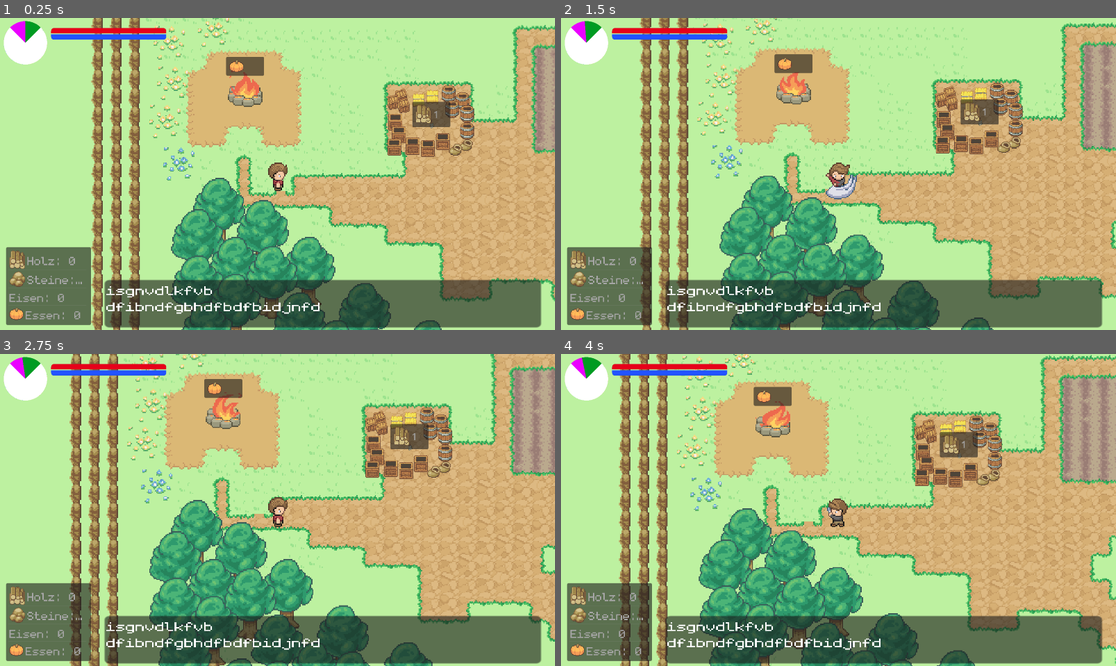
Above: before the commit, frames 1-4 (two rows, left to right).
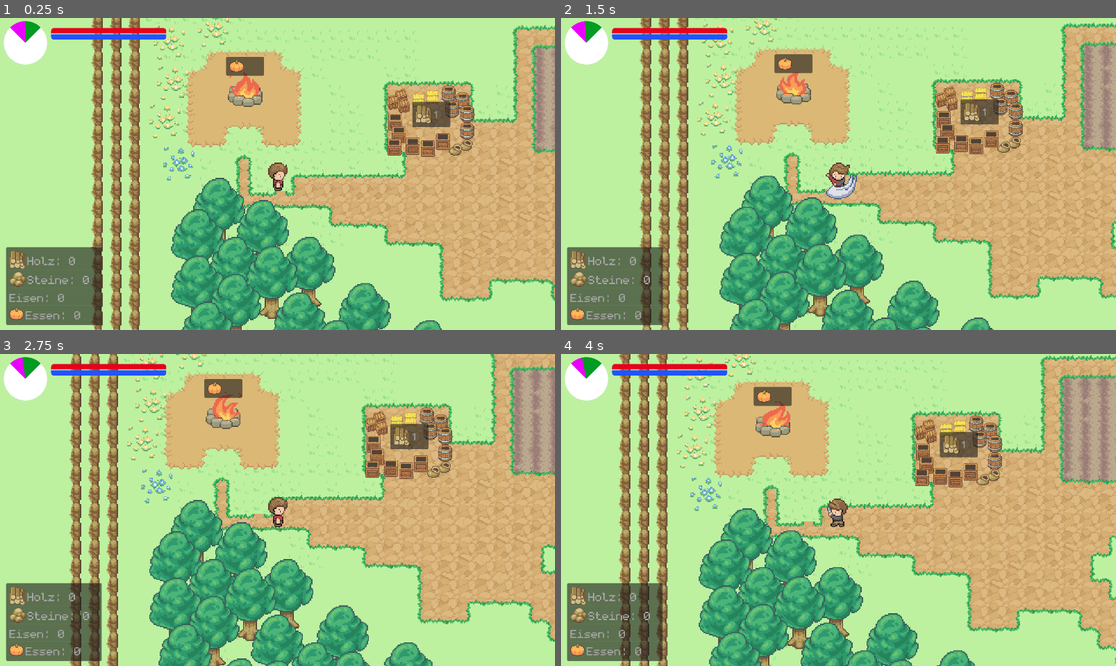
Above: after the commit, the same moments.

Repository: Herzmut-Games/hgj-2023
Game: Godot game, scene res://level.tscn
Two runs of this game, one before a commit and one after it. Both use one fixed random seed, a clock stepped at 60 frames per second and the inputs below.
Inputs:
- Up to frame 1 (0.25 s): no input
- Up to frame 2 (1.5 s): hold Right (ui_right) 0.53-1.28 s; tap Space (action) at 0.6, 1.35 s; hold Down (ui_down) from 1.28 s (still down)
- Up to frame 3 (2.75 s): release Down (ui_down) at 2.03 s; hold Right (ui_right) from 2.03 s (still down); tap Space (action) at 2.1 s
- Up to frame 4 (4 s): release Right (ui_right) at 2.78 s; hold Up (ui_up) 2.78-3.53 s; tap Space (action) at 2.85, 3.6 s; hold Left (ui_left) from 3.53 s (still down)

The runs differ from the first frame. In frame 1, 13% of the frame differs, in the area x 13-98%, y 73-100%; in frame 2, 13%; in frame 3, 13%; in frame 4, 13%.
Error before the commit: Invalid access to property or key 'water_info_seen' on a base object of type 'Node (game.gd)'. (res://items/water.gd:4)

Commit message:
ui: fix interaction
Signed-off-by: Flipez <code@brauser.io>

Diff:
--- a/Campfire.gd
+++ b/Campfire.gd
@@ -13,7 +13,7 @@
 	if not seen_info:
 		seen_info = true
 		Game.send_notify("Gegrillter Kürbis ist mein Leibgericht")
-		pass
+		return
 
 	var diff = Game.MAX_HUNGER - Game.hunger_level
 
--- a/Inventory.tscn
+++ b/Inventory.tscn
@@ -14,7 +14,7 @@
 
 [node name="ItemList" type="ItemList" parent="Control"]
 layout_mode = 0
-offset_right = 147.0
+offset_right = 166.0
 offset_bottom = 10.0
 theme_override_fonts/font = ExtResource("2_t1oxw")
 theme_override_font_sizes/font_size = 32
--- a/game.gd
+++ b/game.gd
@@ -35,7 +35,7 @@
 }
 
 var stone_info_seen = false
-var water_info_see = false
+var water_info_seen = false
 
 # Preloaded sprites.
 var tree0 = preload("res://assets/Trees and Bushes/Tree_Dark_2.png")
--- a/house_yellow_1.gd
+++ b/house_yellow_1.gd
@@ -49,7 +49,7 @@
 	if not seen_info:
 		seen_info = true
 		Game.send_notify("Mit einem Haus könnte ich besser durch den Winter kommen..")
-		pass
+		return
 
 	if Game.house_level >= 3:
 		return
--- a/items/iron.gd
+++ b/items/iron.gd
@@ -16,6 +16,7 @@
 	if not info_seen:
 		info_seen = true
 		Game.send_notify("Mit dem richtigen Werkzeug könnte ich vielleicht etwas Eisen abbauen")
+		return
 
 	if Game.use_tool():
 		_shake()
--- a/items/stone.gd
+++ b/items/stone.gd
@@ -60,8 +60,8 @@
 func interact(area):
 	if Game.season == Game.Season.WINTER and not Game.stone_info_seen:
 		Game.stone_info_seen = true
-		Game.send_notify("Der Stein ist wie gefroren, den bekomm ich nicht kaputt.")
-		pass
+		Game.send_notify("Der Stein ist wie gefroren, den bekomm ich nicht kaputt, JUNGE!")
+		return
 
 	if area.is_in_group("player") && !mined && season != Game.Season.WINTER:
 		_shake()
--- a/items/water.gd
+++ b/items/water.gd
@@ -1,9 +1,9 @@
 extends Node2D
 
-func interact(_area):
-	if not Game.water_info_seen:
+func interact(area):
+	if not Game.water_info_seen && area.is_in_group("player"):
 		Game.water_info_seen = true
 		Game.send_notify("Nicht das beste, aber immerhin nicht so kalkig wie in München.")
-		pass
+		return
 
 	Game.inc_thirst()
--- a/player.tscn
+++ b/player.tscn
@@ -475,10 +475,11 @@
 scale = Vector2(2, 2)
 
 [node name="PanelContainer" type="PanelContainer" parent="Camera2D/CanvasLayer"]
-offset_left = 362.0
-offset_top = 907.0
-offset_right = 630.0
-offset_bottom = 945.0
+visible = false
+offset_left = 375.0
+offset_top = 884.0
+offset_right = 641.0
+offset_bottom = 928.0
 scale = Vector2(5.63308, 4.31773)
 
 [node name="MarginContainer" type="MarginContainer" parent="Camera2D/CanvasLayer/PanelContainer"]
@@ -493,7 +494,8 @@
 theme_override_fonts/normal_font = ExtResource("9_ro76d")
 theme_override_font_sizes/normal_font_size = 16
 text = "isgnvdlkfvb
-dfibndfgbhdfbdfbidjnfd"
+dfibndfgbhdfbdfbidjnfd
+sefgasdkljasihlbasdfg"
 tab_size = 2
 
 [node name="InteractionBox" parent="." instance=ExtResource("6_rlfsf")]
